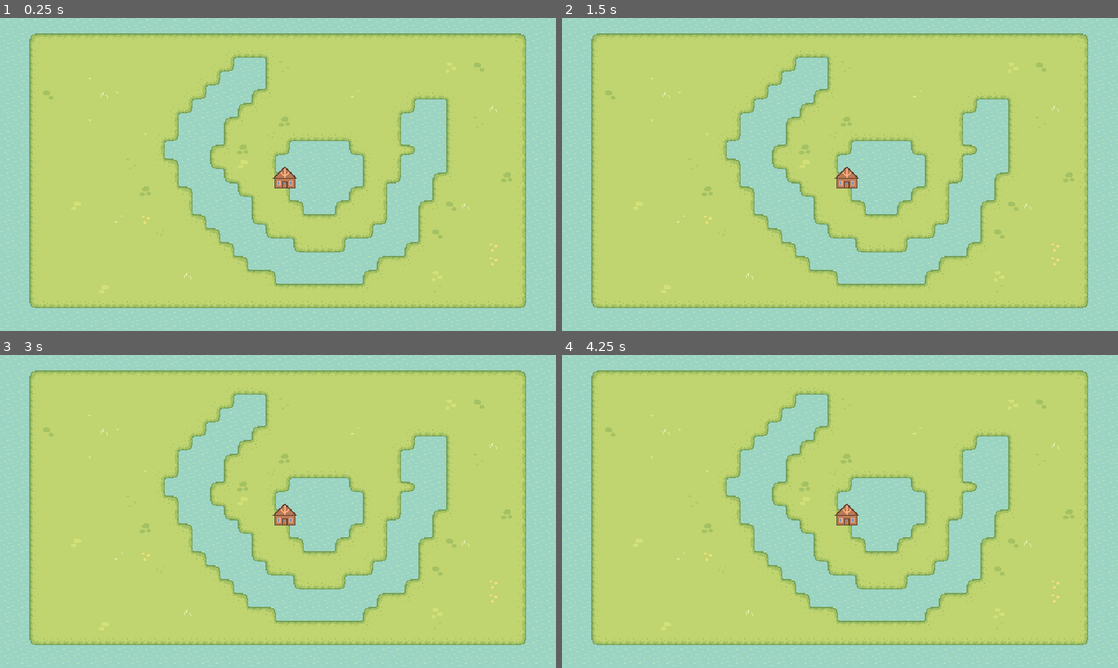
Above: before the commit, frames 1-4 (two rows, left to right).
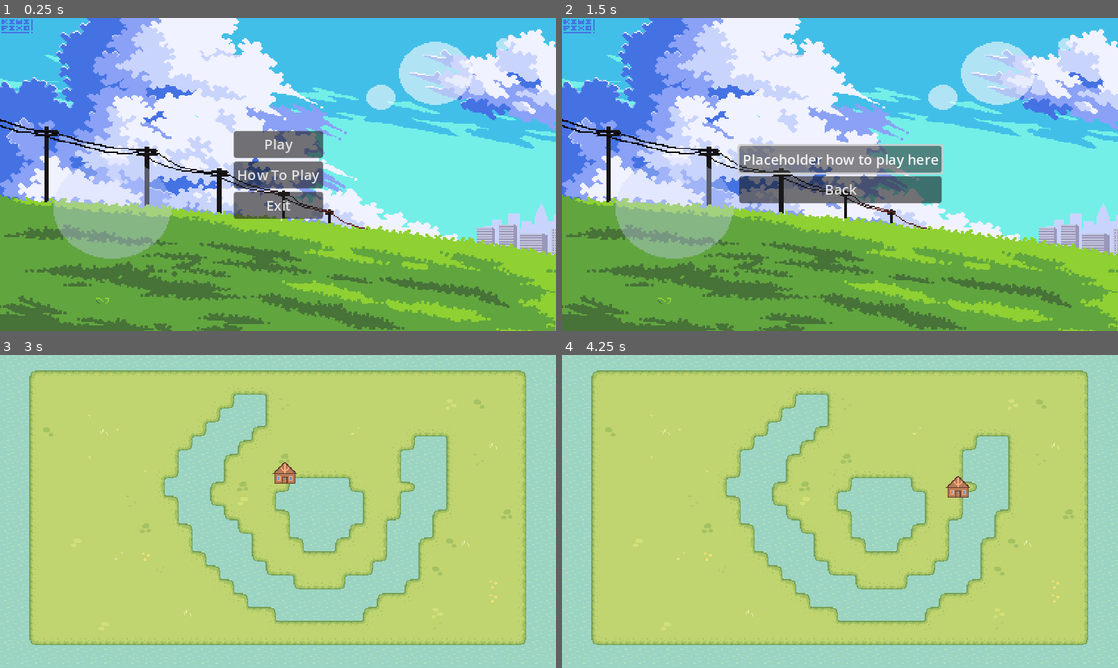
Above: after the commit, the same moments.

Repository: HasaanToor/Electroflux
Game: Godot game, scene res://MainMenu/MainMenu.tscn
Same seed, same stepped clock (60 frames per second), same inputs: the game is played once before the commit and once after it. Before the commit the project starts from res://Scenes/Level1.tscn.
Inputs (mouse positions are in pixels of both pictures, inside the frame that each line leads up to):
- Up to frame 1 (0.25 s): no input
- Up to frame 2 (1.5 s): click (840, 174) at 0.5 s, where only the run after the commit has a clickable "How To Play"; click (840, 158) at 1.25 s, where only the run after the commit has a clickable "Placeholder how to play here"
- Up to frame 3 (3 s): click (278, 527) at 2 s, where only the run after the commit has a clickable "Back"; click (278, 480) at 2.75 s, where only the run after the commit has a clickable "Play"
- Up to frame 4 (4.25 s): tap Enter at 3.5 s; move the mouse to (962, 495) at 3.52 s; click (962, 495) at 3.67 s

The runs differ from the first frame. In frame 1, 100% of the frame differs, in the area x 0-100%, y 0-100%; in frame 2, 100%; in frame 3, 0.4%; in frame 4, 0.4%.

Commit message:
Main menu implemented

Diff:
--- /dev/null
+++ b/Godot Project Files/MainMenu/HowToPlayMenu.gd
@@ -0,0 +1,4 @@
+extends Control
+
+func _on_back_pressed():
+	get_tree().change_scene_to_file("res://MainMenu/MainMenu.tscn")
--- /dev/null
+++ b/Godot Project Files/MainMenu/HowToPlayMenu.tscn
@@ -0,0 +1,45 @@
+[gd_scene load_steps=3 format=3 uid="uid://duuynsjohp6ms"]
+
+[ext_resource type="Script" path="res://MainMenu/HowToPlayMenu.gd" id="1_oygl3"]
+[ext_resource type="Texture2D" uid="uid://dwbmsip5bhvd6" path="res://MainMenu/SplashArt.png" id="2_yhg1h"]
+
+[node name="HowToPlayMenu" type="Control"]
+layout_mode = 3
+anchors_preset = 15
+anchor_right = 1.0
+anchor_bottom = 1.0
+grow_horizontal = 2
+grow_vertical = 2
+script = ExtResource("1_oygl3")
+
+[node name="Sprite2D" type="Sprite2D" parent="."]
+scale = Vector2(0.34, 0.29)
+texture = ExtResource("2_yhg1h")
+centered = false
+
+[node name="MarginContainer" type="MarginContainer" parent="."]
+layout_mode = 1
+anchors_preset = 8
+anchor_left = 0.5
+anchor_top = 0.5
+anchor_right = 0.5
+anchor_bottom = 0.5
+offset_left = -116.5
+offset_top = -33.0
+offset_right = 116.5
+offset_bottom = 33.0
+grow_horizontal = 2
+grow_vertical = 2
+
+[node name="VBoxContainer" type="VBoxContainer" parent="MarginContainer"]
+layout_mode = 2
+
+[node name="Placeholder" type="Button" parent="MarginContainer/VBoxContainer"]
+layout_mode = 2
+text = "Placeholder how to play here"
+
+[node name="Back" type="Button" parent="MarginContainer/VBoxContainer"]
+layout_mode = 2
+text = "Back"
+
+[connection signal="pressed" from="MarginContainer/VBoxContainer/Back" to="." method="_on_back_pressed"]
--- /dev/null
+++ b/Godot Project Files/MainMenu/MainMenu.gd
@@ -0,0 +1,10 @@
+extends Control
+
+func _on_play_pressed():
+	get_tree().change_scene_to_file("res://Scenes/Level1.tscn")
+
+func _on_how_to_play_pressed():
+	get_tree().change_scene_to_file("res://MainMenu/HowToPlayMenu.tscn")
+
+func _on_exit_pressed():
+	get_tree().quit()
--- /dev/null
+++ b/Godot Project Files/MainMenu/MainMenu.tscn
@@ -0,0 +1,51 @@
+[gd_scene load_steps=3 format=3 uid="uid://x2flfm0mwjfh"]
+
+[ext_resource type="Script" path="res://MainMenu/MainMenu.gd" id="1_6sr1y"]
+[ext_resource type="Texture2D" uid="uid://dwbmsip5bhvd6" path="res://MainMenu/SplashArt.png" id="2_nv4ns"]
+
+[node name="MainMenu" type="Control"]
+layout_mode = 3
+anchors_preset = 15
+anchor_right = 1.0
+anchor_bottom = 1.0
+grow_horizontal = 2
+grow_vertical = 2
+script = ExtResource("1_6sr1y")
+
+[node name="Sprite2D" type="Sprite2D" parent="."]
+scale = Vector2(0.34, 0.29)
+texture = ExtResource("2_nv4ns")
+centered = false
+
+[node name="MarginContainer" type="MarginContainer" parent="."]
+layout_mode = 1
+anchors_preset = 8
+anchor_left = 0.5
+anchor_top = 0.5
+anchor_right = 0.5
+anchor_bottom = 0.5
+offset_left = -51.5
+offset_top = -50.5
+offset_right = 51.5
+offset_bottom = 50.5
+grow_horizontal = 2
+grow_vertical = 2
+
+[node name="VBoxContainer" type="VBoxContainer" parent="MarginContainer"]
+layout_mode = 2
+
+[node name="Play" type="Button" parent="MarginContainer/VBoxContainer"]
+layout_mode = 2
+text = "Play"
+
+[node name="HowToPlay" type="Button" parent="MarginContainer/VBoxContainer"]
+layout_mode = 2
+text = "How To Play"
+
+[node name="Exit" type="Button" parent="MarginContainer/VBoxContainer"]
+layout_mode = 2
+text = "Exit"
+
+[connection signal="pressed" from="MarginContainer/VBoxContainer/Play" to="." method="_on_play_pressed"]
+[connection signal="pressed" from="MarginContainer/VBoxContainer/HowToPlay" to="." method="_on_how_to_play_pressed"]
+[connection signal="pressed" from="MarginContainer/VBoxContainer/Exit" to="." method="_on_exit_pressed"]
--- a/Godot Project Files/project.godot
+++ b/Godot Project Files/project.godot
@@ -11,7 +11,7 @@
 [application]
 
 config/name="ElectroFlux"
-run/main_scene="res://Scenes/Level1.tscn"
+run/main_scene="res://MainMenu/MainMenu.tscn"
 config/features=PackedStringArray("4.1", "GL Compatibility")
 config/icon="res://icon.svg"
 
Binary file added: Godot Project Files/MainMenu/SplashArt.png
Not shown, added: Godot Project Files/MainMenu/SplashArt.png.import
